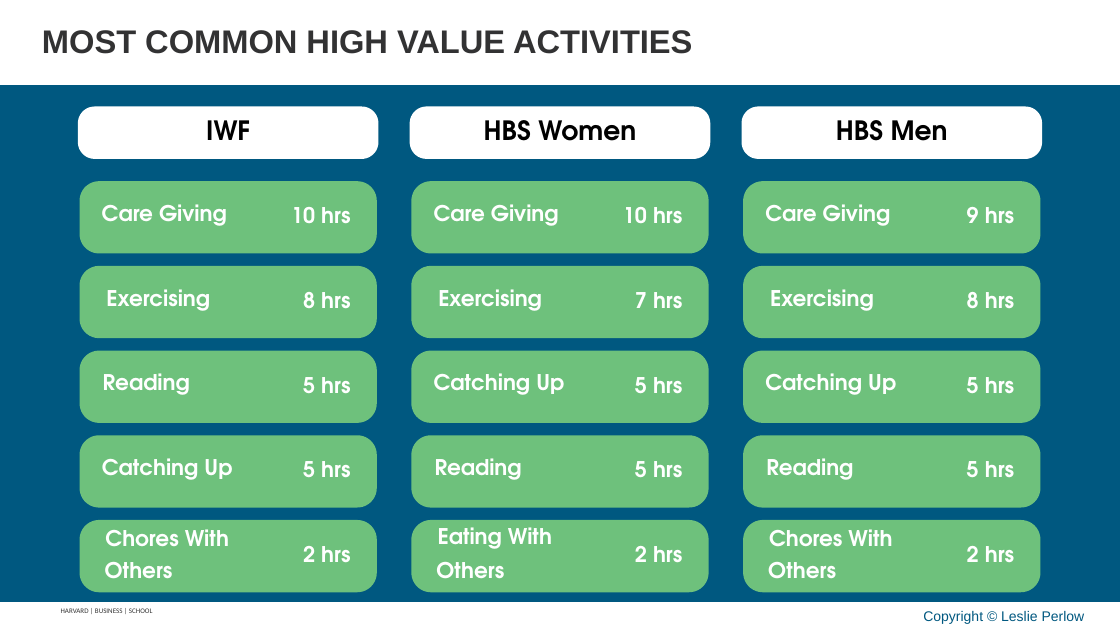
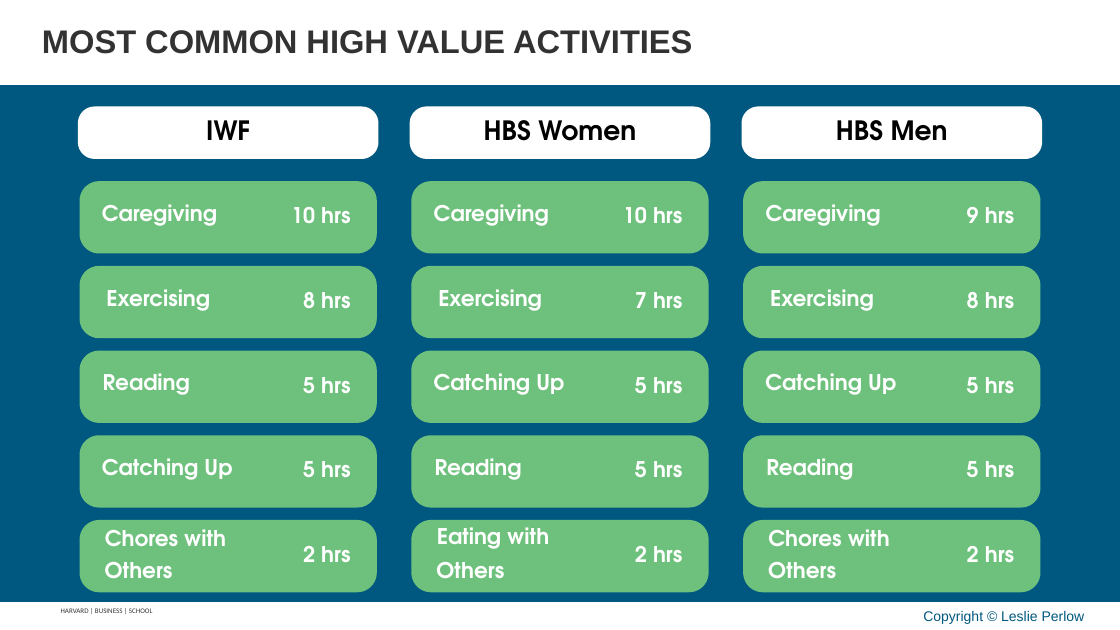
Before and after one commit to APPLITICS/lifematrix-deck-automation, a slide deck: slide 32 of outputs/generated_slides.pptx. Drawn at 1120x630 pixels with LibreOffice and Linux fonts; fonts in the diff are those of the drawing; background and template pictures are left out. Boxes give left, top, right and bottom in pixels: in the first picture for what was removed or moved away, otherwise in the second. Text is boxed around its words. In the diff, an @@ line names an element or a change of style, - is before the commit and + after.

```diff
--- a/outputs/generated_slides.pptx
+++ b/outputs/generated_slides.pptx
@@ text at [102,204,217,226]: text changed @@
-Care Giving
+Caregiving
@@ text at [434,204,549,226]: text changed @@
-Care Giving
+Caregiving
@@ text at [766,204,881,226]: text changed @@
-Care Giving
+Caregiving
@@ text at [105,529,226,546]: text changed @@
-Chores With
+Chores with
@@ text at [437,527,549,549]: text changed @@
-Eating With
+Eating with
@@ text at [768,529,890,546]: text changed @@
-Chores With
+Chores with
```
Also in this commit, not shown: 13 other slides changed, 21 slides added.
